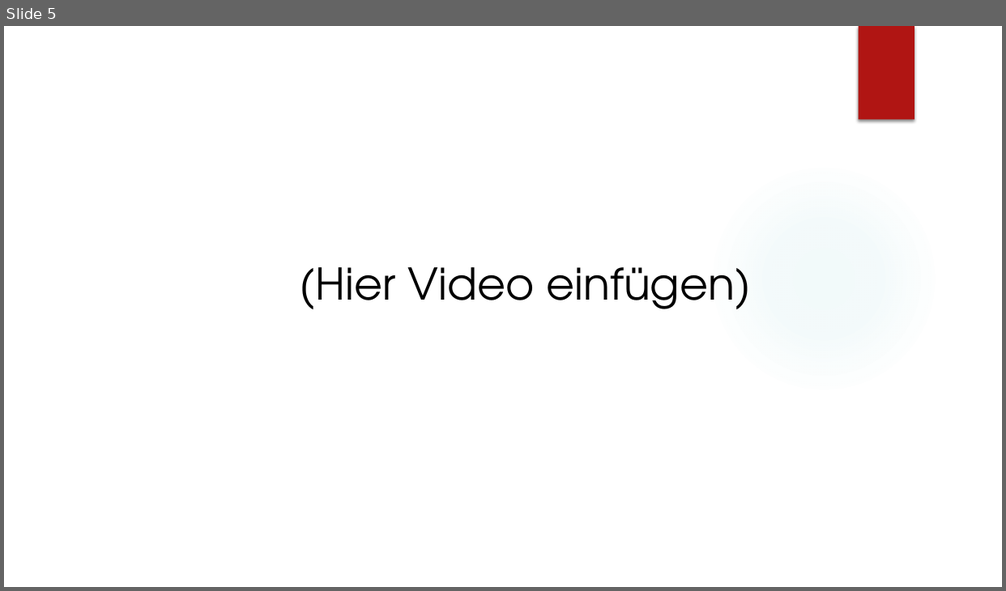
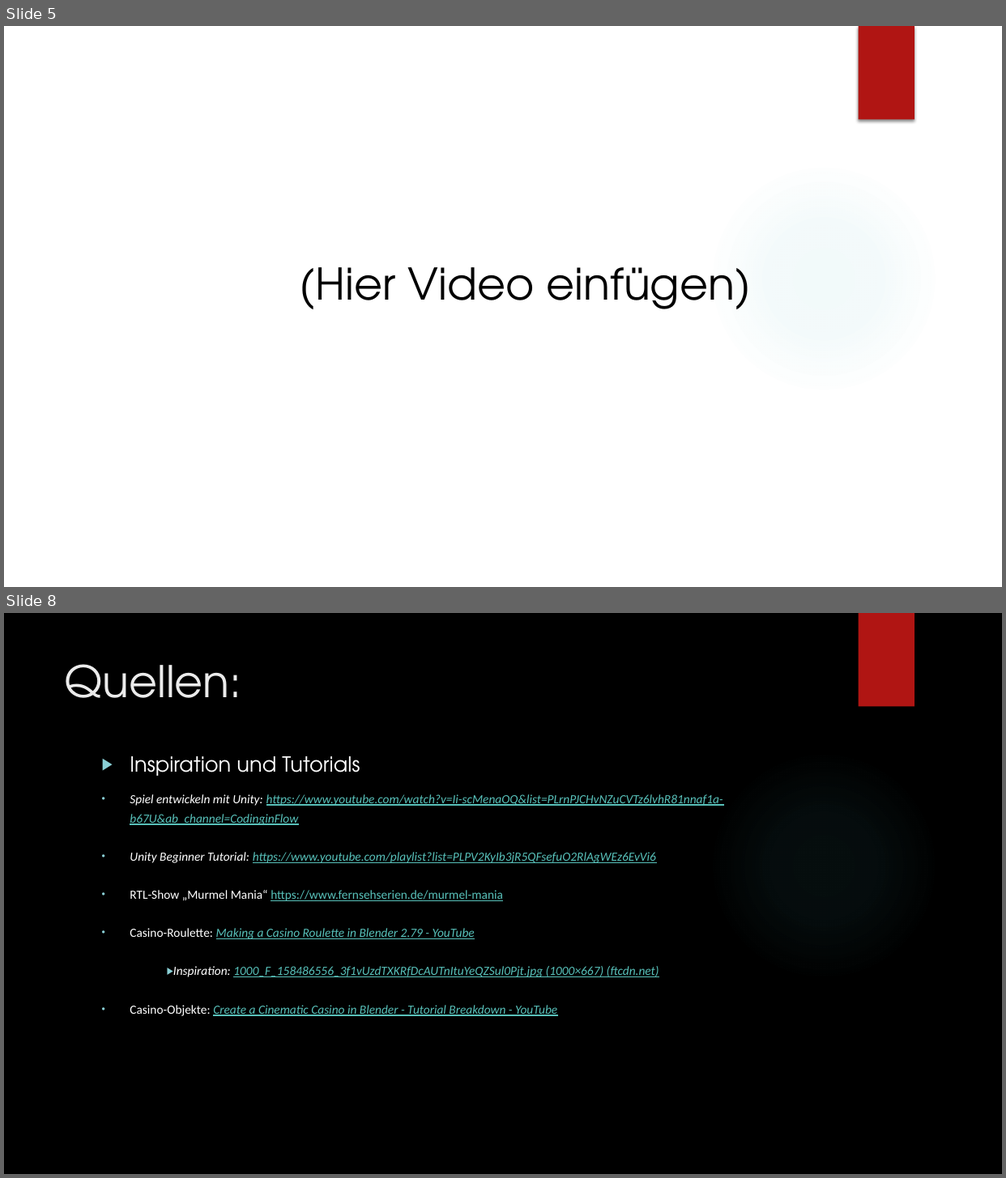
Before and after one commit to Danschweig/Semesterprojekt-Murmelbahn, a slide deck: Casino Murmeln Präsentation Dienstag.pptx. Shown one above the other, each under a label of ours: slide 5 before the commit, slides 5 and 8 after it; the slides between them are not shown. The pictures are 1006x591 and 1006x1178 pixels, drawn with LibreOffice and Linux fonts; fonts in the diff are those of the drawing; background and template pictures are left out. Boxes give left, top, right and bottom in pixels: in the first picture for what was removed or moved away, otherwise in the second. Text is boxed around its words. In the diff, an @@ line names an element or a change of style, - is before the commit and + after.

Commit message:
quellen aktualisiert

```diff
--- a/Casino Murmeln Präsentation Dienstag.pptx
+++ b/Casino Murmeln Präsentation Dienstag.pptx
@@ slide 8 added at bbox=[4, 613, 1002, 1174], background picture (left out); not listed: 2 template elements that a slide beside it also shows @@
@@ title added at bbox=[65, 664, 242, 698], 42 pt, text #EBEBEB @@
+Quellen:
@@ text added at bbox=[130, 756, 723, 1016], 12 pt, text #58C1BA, italic, underline @@
+▶ Inspiration und Tutorials
+• Spiel entwickeln mit Unity: https://www.youtube.com/watch?v=Ii-scMenaOQ&list=PLrnPJCHvNZuCVTz6lvhR81nnaf1a-b67U&ab_channel=CodinginFlow
+• Unity Beginner Tutorial: https://www.youtube.com/playlist?list=PLPV2KyIb3jR5QFsefuO2RlAgWEz6EvVi6
+• RTL-Show „Murmel Mania“ https://www.fernsehserien.de/murmel-mania
+• Casino-Roulette: Making a Casino Roulette in Blender 2.79 - YouTube
+▶ Inspiration: 1000_F_158486556_3f1vUzdTXKRfDcAUTnItuYeQZSul0Pjt.jpg (1000×667) (ftcdn.net)
+• Casino-Objekte: Create a Cinematic Casino in Blender - Tutorial Breakdown - YouTube
```
Also in this commit, not shown: 2 other slides added, 1 slide removed, 1 other file.
